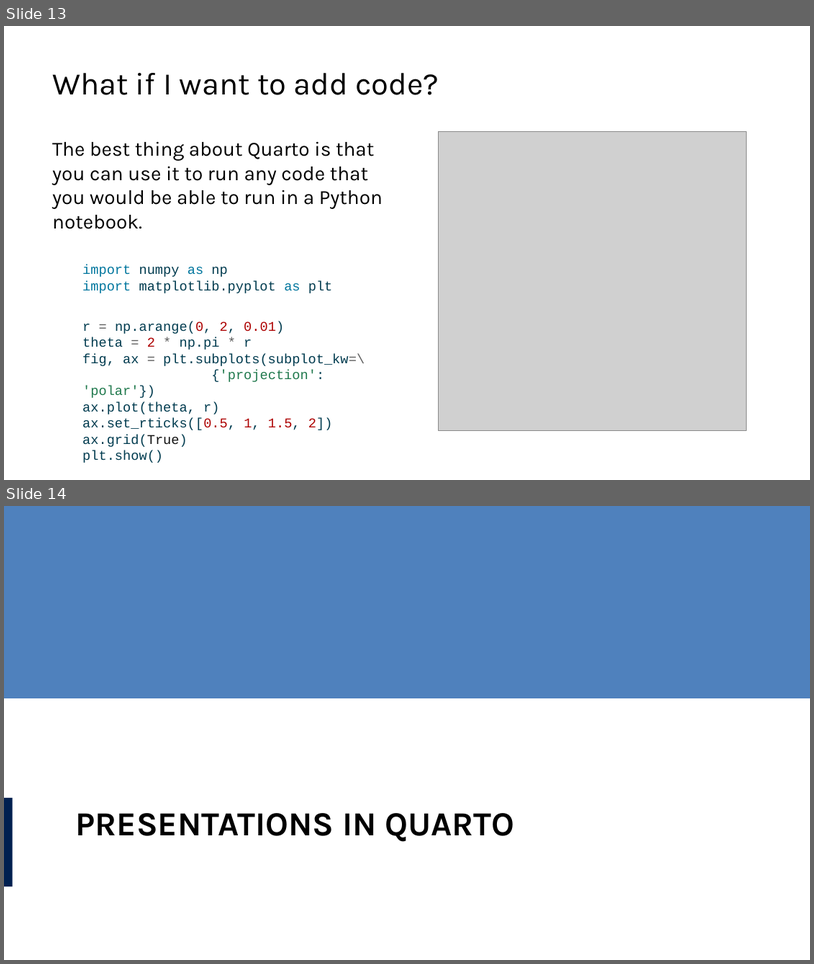
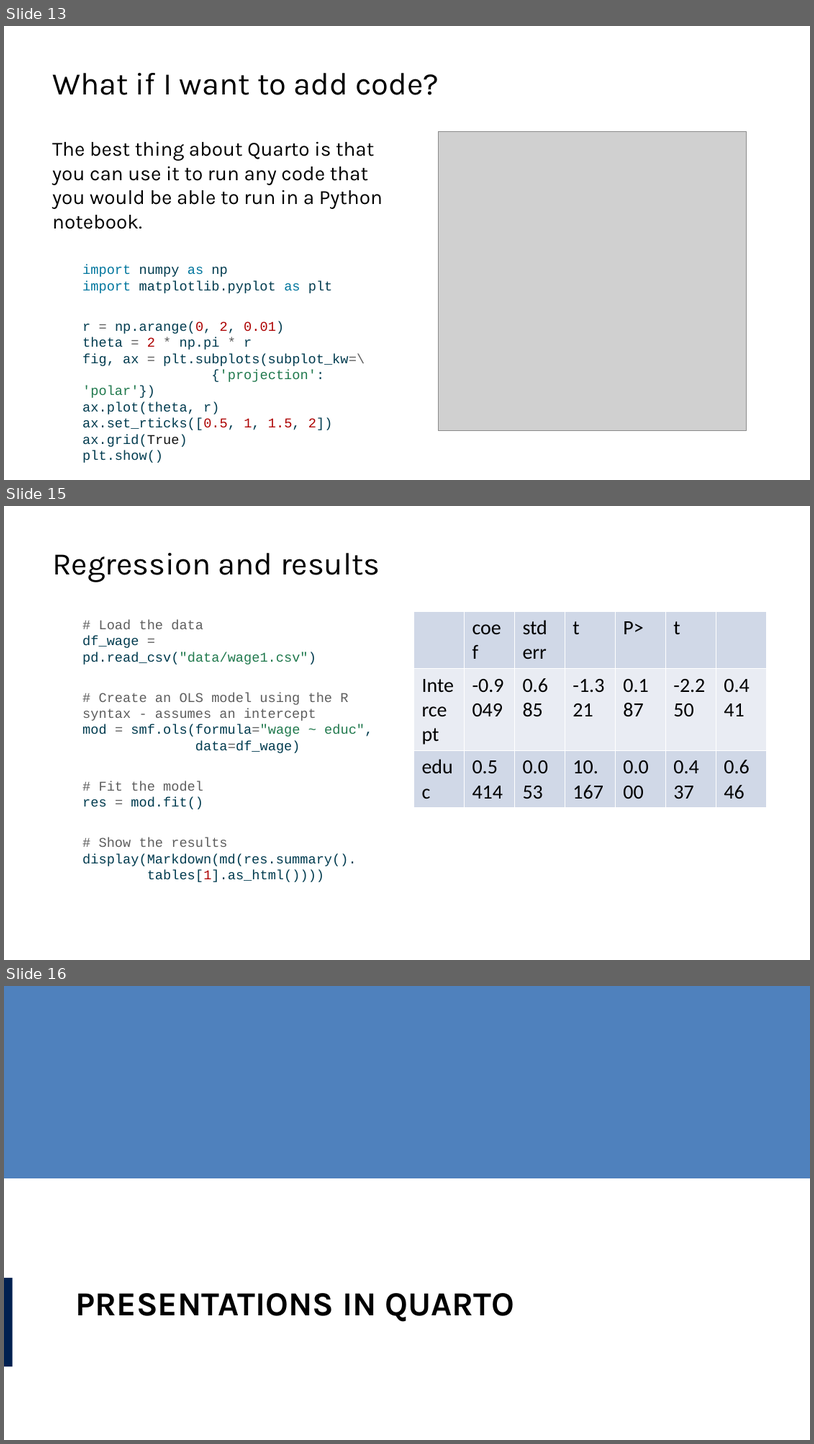
Before and after one commit to lucas-a-meyer/using-quarto, a slide deck: docs/presentation.pptx. Shown one above the other, each under a label of ours: slides 13 and 14 before the commit, slides 13, 15 and 16 after it; the slides between them are not shown. The pictures are 814x964 and 814x1444 pixels, drawn with LibreOffice and Linux fonts; fonts in the diff are those of the drawing; grey boxes stand for pictures. Boxes give left, top, right and bottom in pixels: in the first picture for what was removed or moved away, otherwise in the second. Text is boxed around its words. In the diff, an @@ line names an element or a change of style, - is before the commit and + after.

```diff
--- a/docs/presentation.pptx
+++ b/docs/presentation.pptx
@@ slide 15 added at box(4, 506, 810, 960), background #FFFFFF @@
@@ title added at box(52, 553, 381, 582), 28 pt, text #000000 @@
+Regression and results
@@ table added at box(414, 612, 764, 911), 3 rows, 7 columns @@
+ | coef | std err | t | P> | t | 
+Intercept | -0.9049 | 0.685 | -1.321 | 0.187 | -2.250 | 0.441
+educ | 0.5414 | 0.053 | 10.167 | 0.000 | 0.437 | 0.646
@@ text added at box(82, 620, 373, 882), 12 pt, text #003B4F @@
+# Load the data
+df_wage = pd.read_csv("data/wage1.csv")
+# Create an OLS model using the R syntax - assumes an intercept
+mod = smf.ols(formula="wage ~ educ",
+data=df_wage)
+# Fit the model
+res = mod.fit()
+# Show the results
+display(Markdown(md(res.summary().
+tables[1].as_html())))
@@ what was slide 14 is now slide 16 @@
```
Also in this commit, not shown: 1 other slide added, 10 other files.
